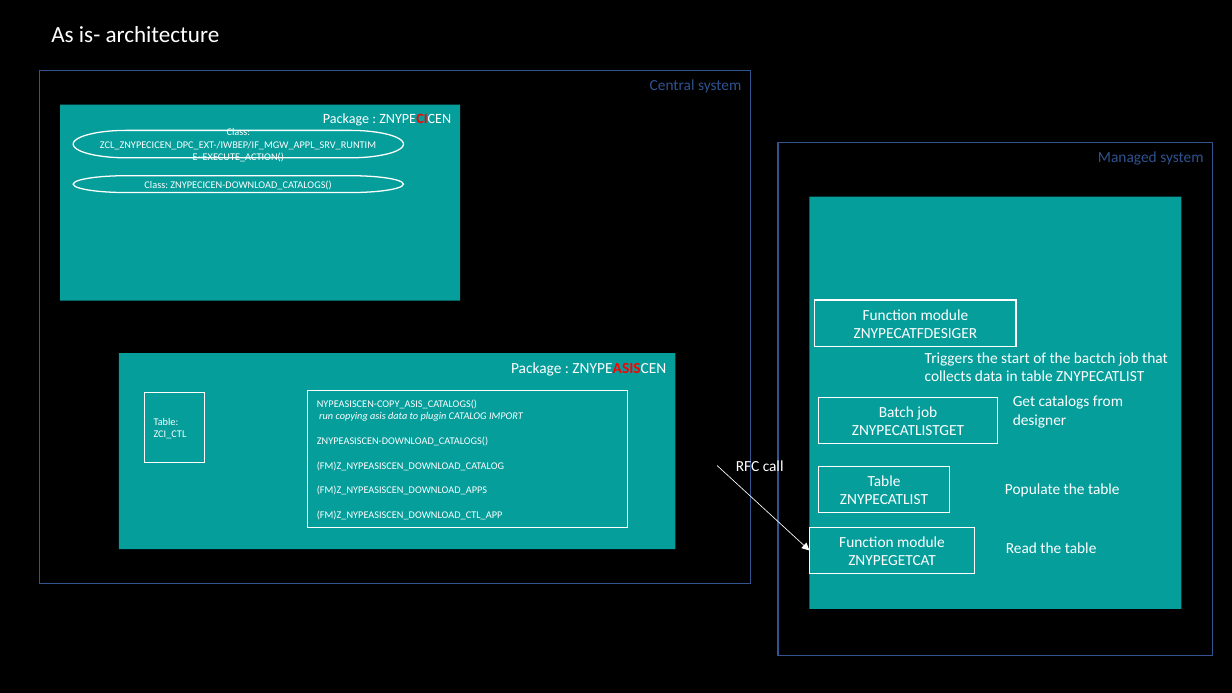
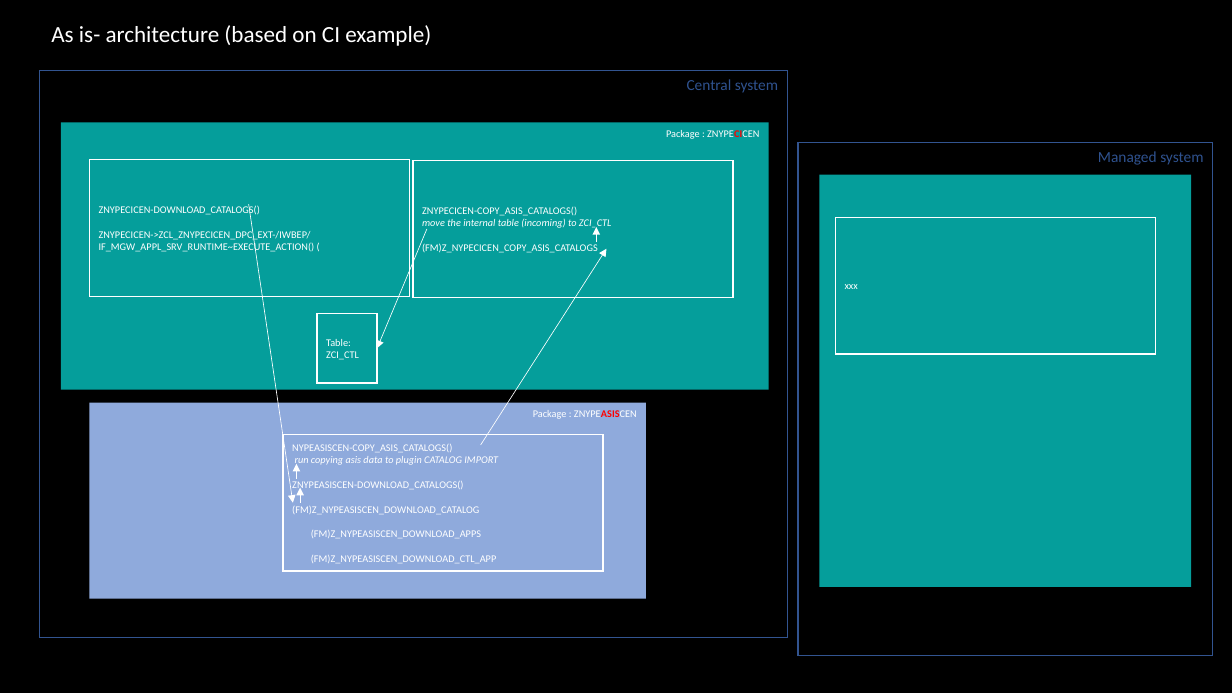
Before and after one commit to Fiori-Tracker/fioritracker.github.io, a slide deck: slide 1 of 2020FPS01/dev/arch/asis.pptx. Drawn at 1232x693 pixels with LibreOffice and Linux fonts; fonts in the diff are those of the drawing; background and template pictures are left out. Boxes give left, top, right and bottom in pixels: in the first picture for what was removed or moved away, otherwise in the second. Text is boxed around its words. In the diff, an @@ line names an element or a change of style, - is before the commit and + after.

Commit message:
dev

```diff
--- a/2020FPS01/dev/arch/asis.pptx
+++ b/2020FPS01/dev/arch/asis.pptx
@@ text at bbox=[51, 25, 431, 46]: text changed @@
-As is- architecture
+As is- architecture (based on CI example)
@@ rectangle "Central system": place and size @@
-rectangle "Central system" at bbox=[40, 70, 750, 583]
+rectangle "Central system" at bbox=[40, 70, 787, 638]
@@ rectangle "Package : ZNYPECICEN": place and size @@
-rectangle "Package : ZNYPECICEN" at bbox=[60, 104, 460, 300]
+rectangle "Package : ZNYPECICEN" at bbox=[61, 122, 769, 389]
@@ rectangle "Package : ZNYPECICEN" at bbox=[61, 122, 769, 389]: size 11 to 8 pt @@
@@ rectangle "Managed system": place and size @@
-rectangle "Managed system" at bbox=[778, 142, 1214, 655]
+rectangle "Managed system" at bbox=[799, 142, 1214, 655]
@@ pill shape removed at bbox=[73, 176, 403, 192] @@
-Class: ZNYPECICEN-DOWNLOAD_CATALOGS()
@@ rectangle "ZNYPECICEN-DOWNLOAD_CATALOGS()": place and size @@
-rectangle "ZNYPECICEN-DOWNLOAD_CATALOGS()" at bbox=[73, 130, 403, 158]
+rectangle "ZNYPECICEN-DOWNLOAD_CATALOGS()" at bbox=[90, 160, 409, 297]
@@ rectangle "ZNYPECICEN-DOWNLOAD_CATALOGS()" at bbox=[90, 160, 409, 297]: pill shape to rectangle @@
@@ rectangle added at bbox=[413, 161, 733, 298], outline #FFFFFF 1 pt, 8 pt, text #FFFFFF @@
+ZNYPECICEN-COPY_ASIS_CATALOGS()
+move the internal table (incoming) to ZCI_CTL
+(FM)Z_NYPECICEN_COPY_ASIS_CATALOGS
@@ rectangle: place and size @@
-rectangle at bbox=[810, 197, 1181, 609]
+rectangle at bbox=[820, 175, 1191, 587]
@@ text in rectangle at bbox=[99, 205, 315, 254]: text changed @@
-Class: ZCL_ZNYPECICEN_DPC_EXT-/IWBEP/IF_MGW_APPL_SRV_RUNTIME~EXECUTE_ACTION()
+ZNYPECICEN-DOWNLOAD_CATALOGS()
+ZNYPECICEN->ZCL_ZNYPECICEN_DPC_EXT-/IWBEP/IF_MGW_APPL_SRV_RUNTIME~EXECUTE_ACTION() (
@@ arrow moved from (717, 466) - (810, 551) to (249, 204) - (293, 503) @@
@@ arrow added from (427, 229) to (377, 348), #FFFFFF 0.5 pt @@
@@ arrow added from (596, 242) to (596, 227), #FFFFFF 0.5 pt @@
@@ rectangle added at bbox=[836, 217, 1155, 354], outline #FFFFFF 1 pt, 8 pt, text #FFFFFF @@
+xxx
@@ arrow added from (481, 445) to (606, 249), #FFFFFF 0.5 pt @@
@@ rectangle "Table:": place and size @@
-rectangle "Table:" at bbox=[144, 393, 204, 462]
+rectangle "Table:" at bbox=[317, 313, 377, 383]
@@ rectangle removed at bbox=[815, 300, 1017, 347] @@
-Function module ZNYPECATFDESIGER
@@ text removed at bbox=[925, 352, 1168, 381] @@
-Triggers the start of the bactch job that collects data in table ZNYPECATLIST
@@ rectangle "Package : ZNYPEASISCEN": place and size @@
-rectangle "Package : ZNYPEASISCEN" at bbox=[119, 353, 676, 549]
+rectangle "Package : ZNYPEASISCEN" at bbox=[90, 403, 646, 599]
@@ rectangle "Package : ZNYPEASISCEN" at bbox=[90, 403, 646, 599]: size 12 to 8 pt; fill #059E9B to #8FAADC @@
@@ rectangle removed at bbox=[819, 397, 998, 444] @@
-Batch job ZNYPECATLISTGET
@@ text removed at bbox=[1013, 395, 1123, 428] @@
-Get catalogs from designer
@@ rectangle "NYPEASISCEN-COPY_ASIS_CATALOGS()": place and size @@
-rectangle "NYPEASISCEN-COPY_ASIS_CATALOGS()" at bbox=[308, 391, 628, 528]
+rectangle "NYPEASISCEN-COPY_ASIS_CATALOGS()" at bbox=[283, 434, 603, 571]
@@ arrow added from (297, 479) to (297, 464), #FFFFFF 0.5 pt @@
@@ text removed at bbox=[736, 458, 784, 476] @@
-RFC call
@@ rectangle removed at bbox=[819, 467, 950, 513] @@
-Table ZNYPECATLIST
@@ arrow added from (300, 503) to (300, 488), #FFFFFF 0.5 pt @@
@@ text removed at bbox=[1005, 483, 1120, 497] @@
-Populate the table
@@ rectangle removed at bbox=[810, 528, 975, 574] @@
-Function module ZNYPEGETCAT
@@ text removed at bbox=[1006, 542, 1097, 553] @@
-Read the table
```
